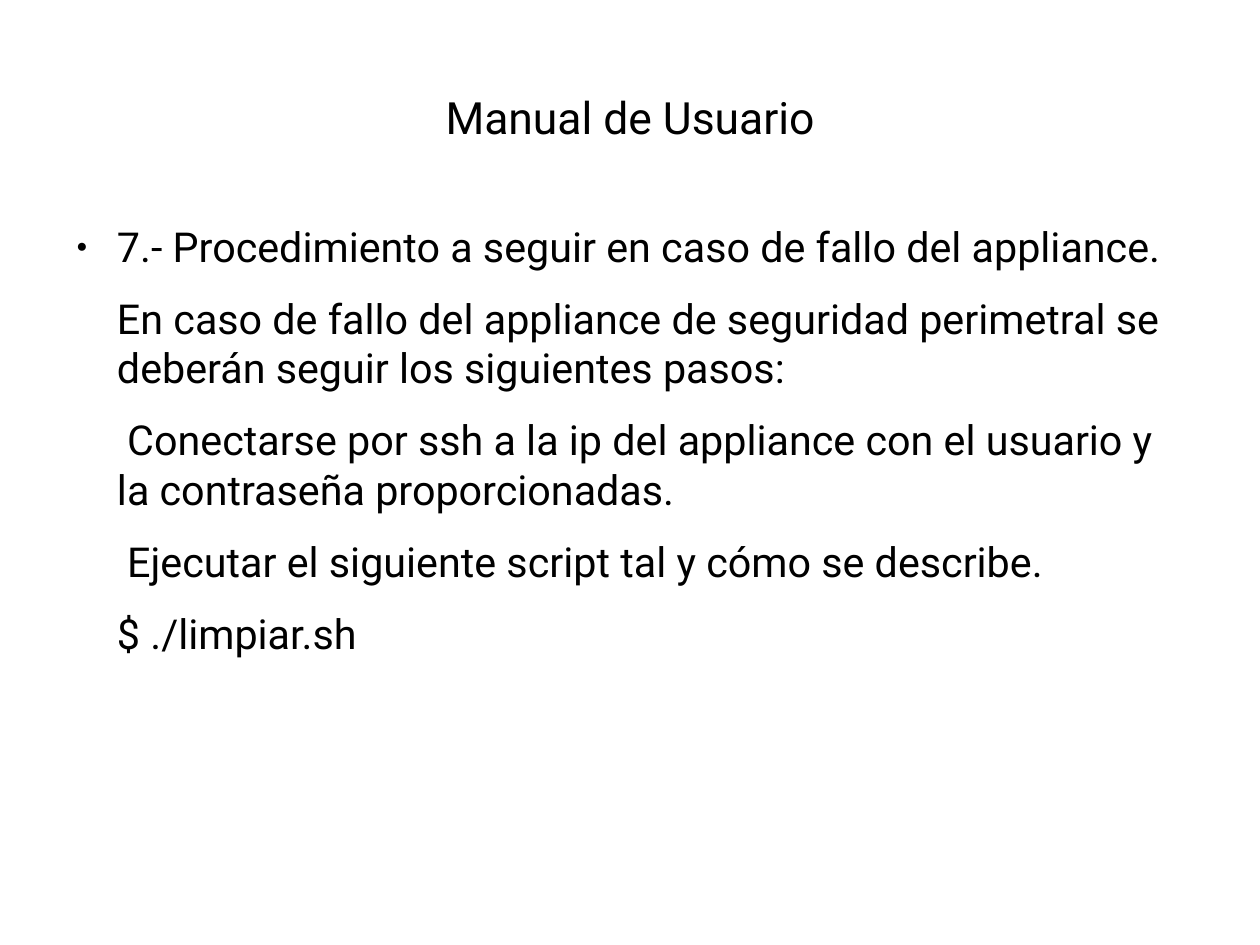
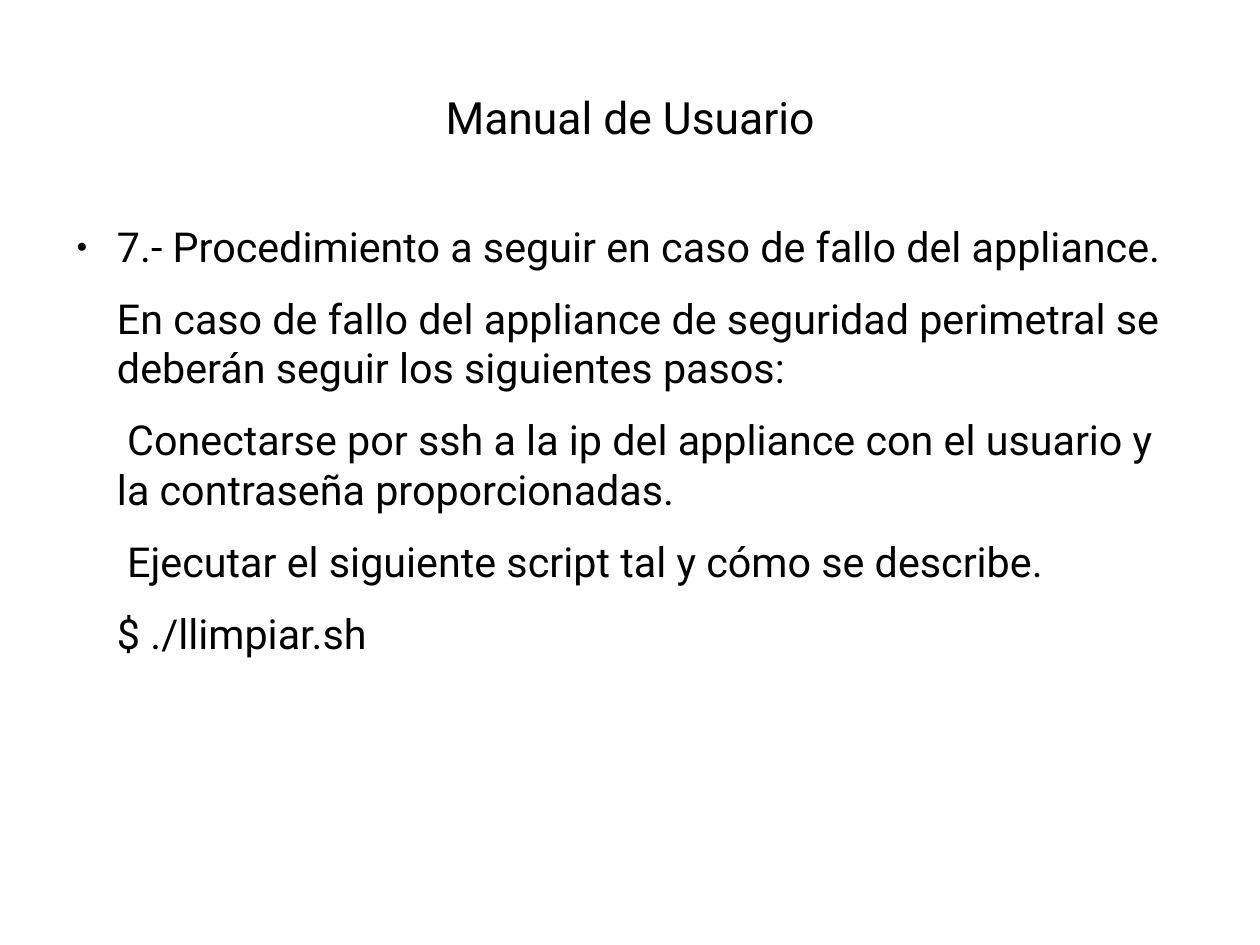
Before and after one commit to robertord/Ecoraee, a slide deck: slide 170 of Presentaciones/PresentacionApliance.odp. Drawn at 1260x945 pixels with LibreOffice and Linux fonts; fonts in the diff are those of the drawing; background and template pictures are left out. Boxes give left, top, right and bottom in pixels: in the first picture for what was removed or moved away, otherwise in the second. Text is boxed around its words. In the diff, an @@ line names an element or a change of style, - is before the commit and + after.

```diff
--- a/Presentaciones/PresentacionApliance.odp
+++ b/Presentaciones/PresentacionApliance.odp
@@ text at bbox=[150, 618, 366, 658]: text changed @@
-$ ./limpiar.sh
+$ ./llimpiar.sh
```
Also in this commit, not shown: 25 other slides changed.
